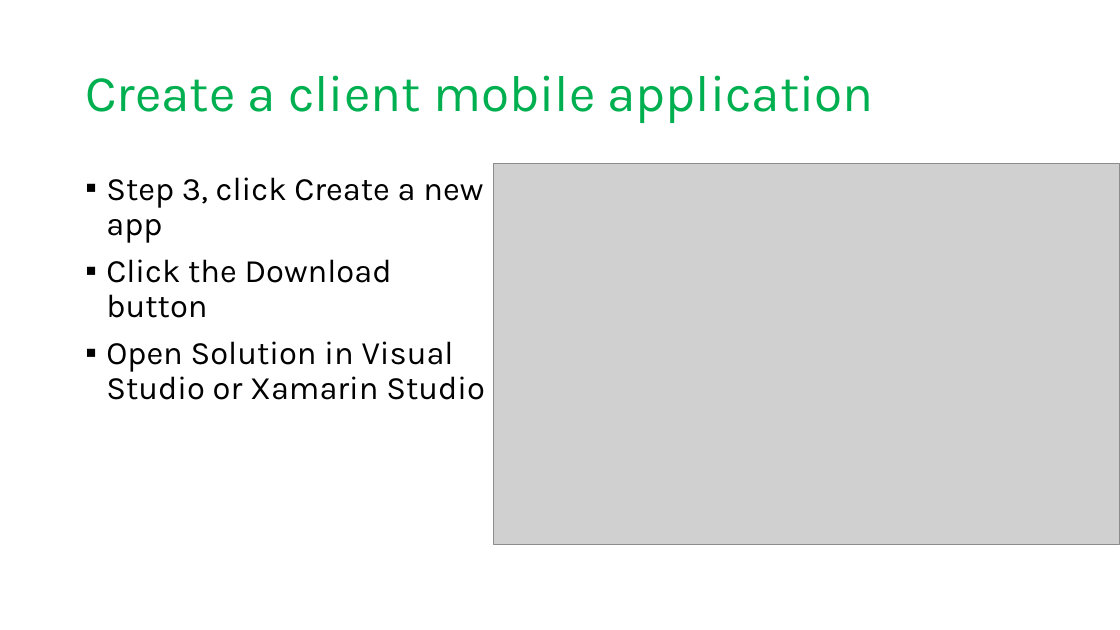
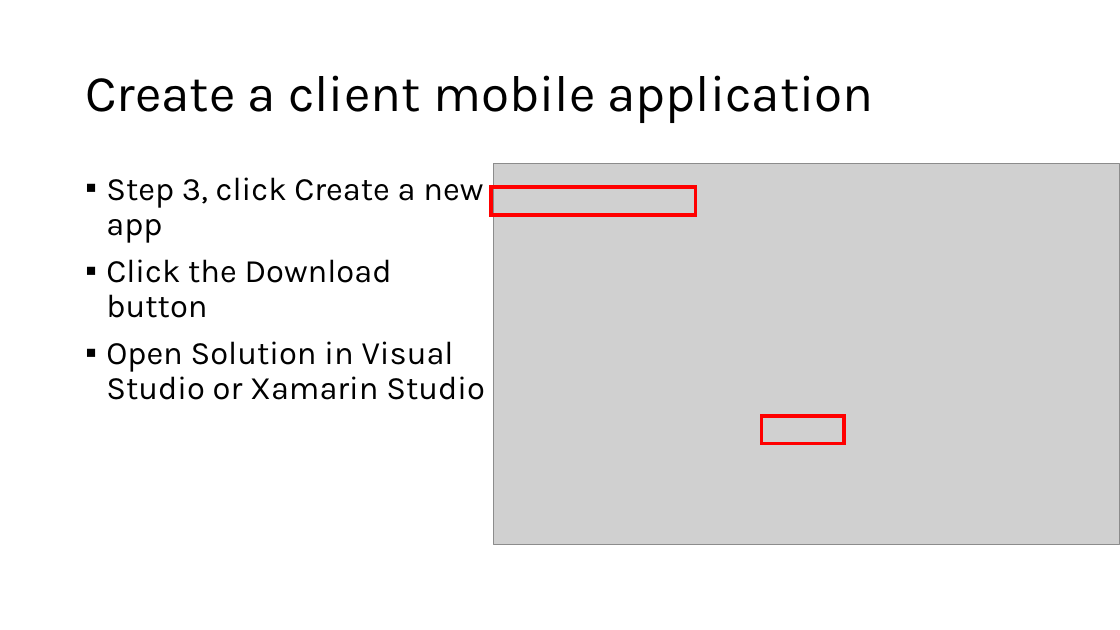
Before and after one commit to microsoft/AcademicContent, a slide deck: slide 21 of Instructor-Led/Module3/Lessons/Module3_Lesson12 Mobile Apps with Microsoft Azure App Service.pptx (slide 23 before the commit). Drawn at 1120x630 pixels with LibreOffice and Linux fonts; fonts in the diff are those of the drawing; grey boxes stand for pictures. Boxes give left, top, right and bottom in pixels: in the first picture for what was removed or moved away, otherwise in the second. Text is boxed around its words. In the diff, an @@ line names an element or a change of style, - is before the commit and + after.

```diff
--- a/Instructor-Led/Module3/Lessons/Module3_Lesson12 Mobile Apps with Microsoft Azure App Service.pptx
+++ b/Instructor-Led/Module3/Lessons/Module3_Lesson12 Mobile Apps with Microsoft Azure App Service.pptx
@@ title "Create a client mobile application" at bbox=[85, 75, 874, 123]: text colour #00B050 to #000000 @@
@@ rectangle added at bbox=[492, 187, 696, 215], outline #FF0000 3 pt @@
@@ rectangle added at bbox=[761, 416, 844, 444], outline #FF0000 3 pt @@
```
Also in this commit, not shown: 12 other slides changed, 8 slides added, 9 slides removed.
